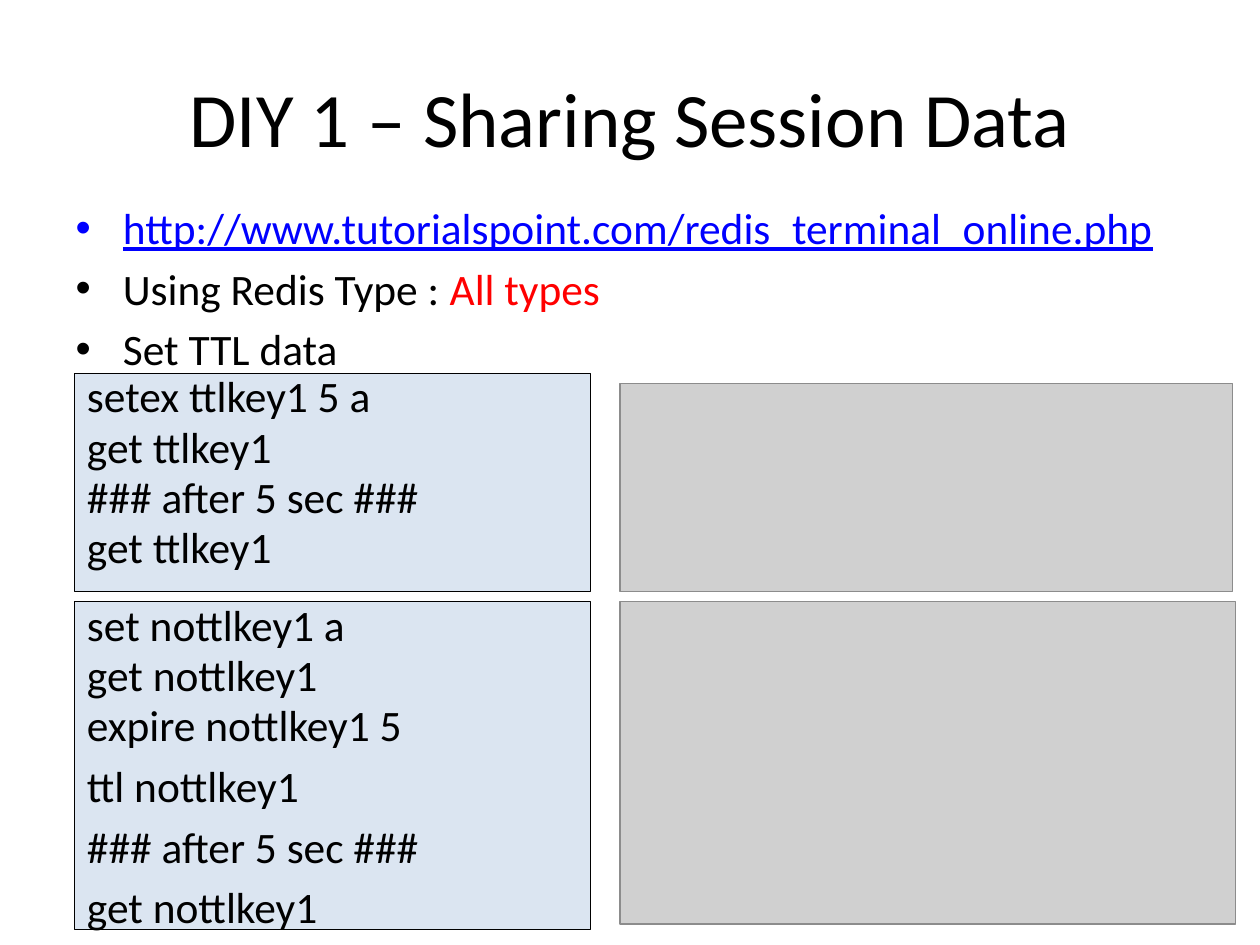
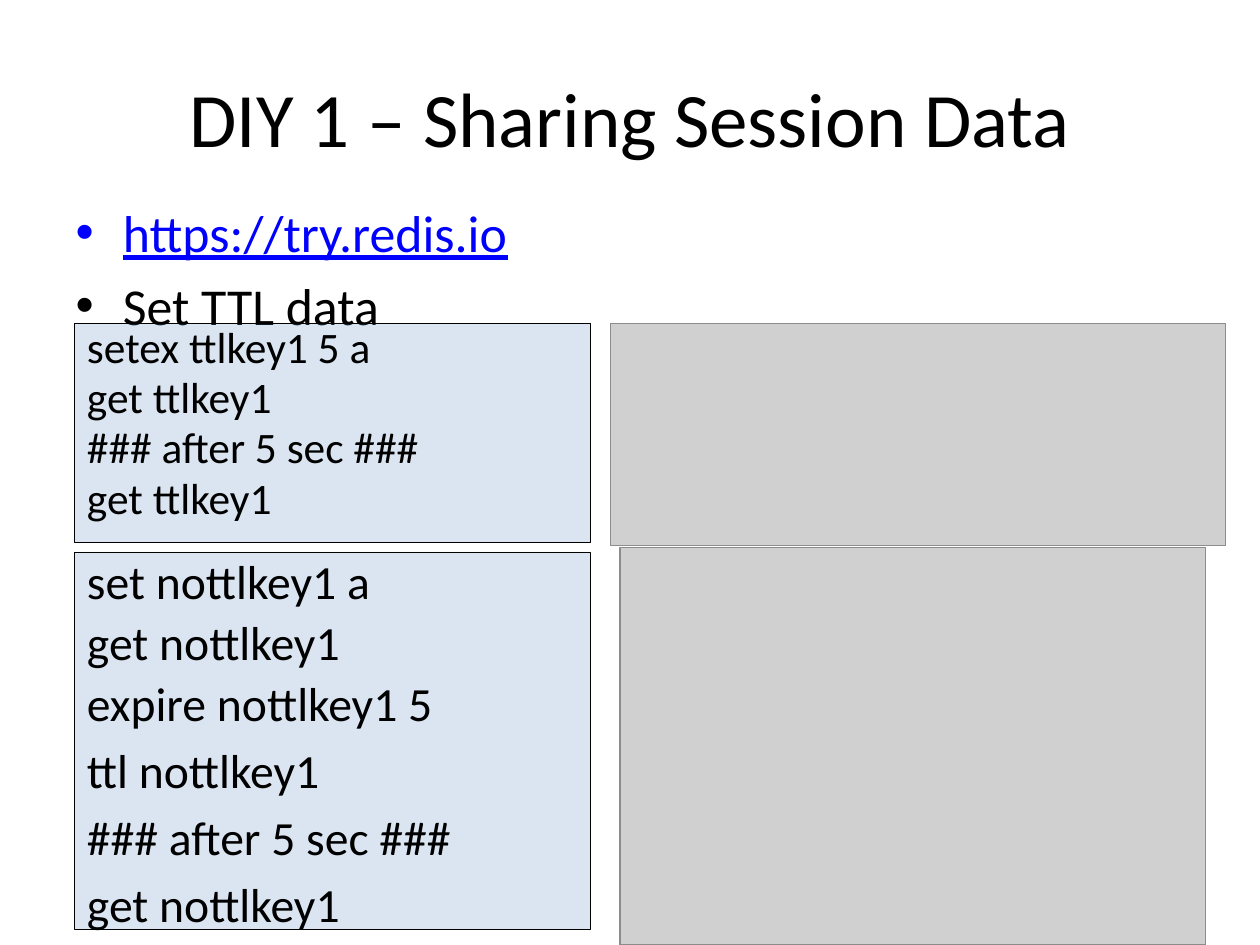
Before and after one commit to jimliu7434/microservice-sample, a slide deck: slide 11 of Microservice02.pptx. Drawn at 1260x945 pixels with LibreOffice and Linux fonts; fonts in the diff are those of the drawing; grey boxes stand for pictures. Boxes give left, top, right and bottom in pixels: in the first picture for what was removed or moved away, otherwise in the second. Text is boxed around its words. In the diff, an @@ line names an element or a change of style, - is before the commit and + after.

```diff
--- a/Microservice02.pptx
+++ b/Microservice02.pptx
@@ text at [123, 216, 507, 261]: text changed; size 24.8 to 29.6 pt @@
-• http://www.tutorialspoint.com/redis_terminal_online.php
-• Using Redis Type : All types
+• https://try.redis.io
@@ text at [123, 289, 379, 337]: size 24.8 to 29.6 pt in "Set TTL data" @@
@@ rectangle "setex ttlkey1 5 a": place and size @@
-rectangle "setex ttlkey1 5 a" at [74, 373, 590, 591]
+rectangle "setex ttlkey1 5 a" at [74, 324, 590, 542]
@@ picture: place and size @@
-picture at [620, 383, 1232, 591]
+picture at [610, 324, 1225, 546]
@@ rectangle "set nottlkey1 a": place and size @@
-rectangle "set nottlkey1 a" at [74, 601, 590, 929]
+rectangle "set nottlkey1 a" at [74, 552, 590, 929]
@@ rectangle "set nottlkey1 a" at [74, 552, 590, 929]: size 24.8 to 27.2 pt; line spacing 0.8 to 0.9 @@
@@ picture: place and size @@
-picture at [620, 601, 1235, 924]
+picture at [620, 547, 1206, 945]
```
Also in this commit, not shown: 4 other slides changed, 2 slides added, 1 other file.
